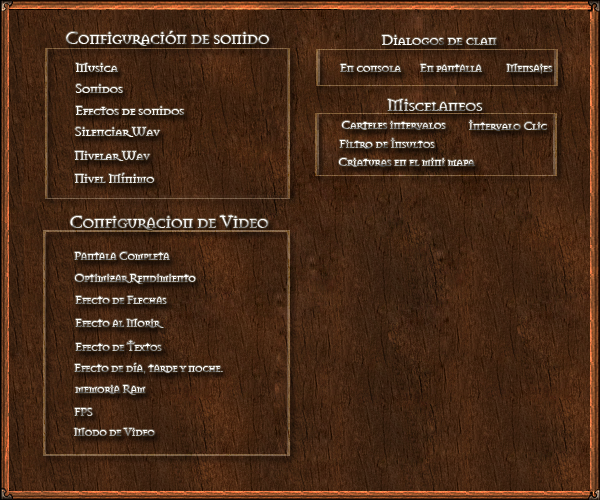
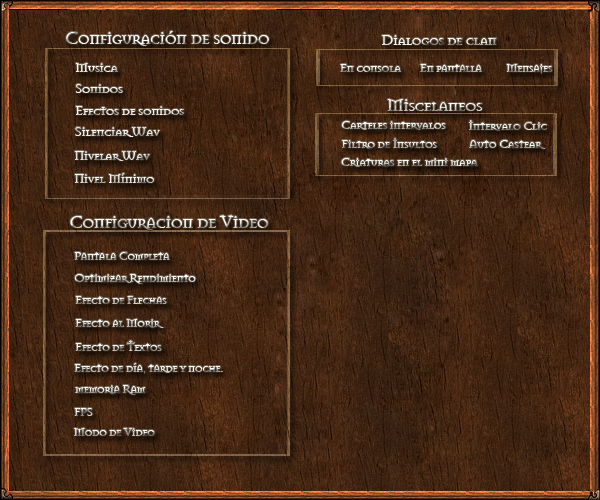
Layer changes from the first (600, 500) image to the second:
showed "Auto Castear Hechizo", painted on it over <box>469,140,546,149</box>
painted on "Filtro de Insultos" over <box>339,138,437,149</box>
renamed "Carteles intervalos copia" to "Criaturas en el minimapa", painted on it over <box>338,158,478,167</box>
